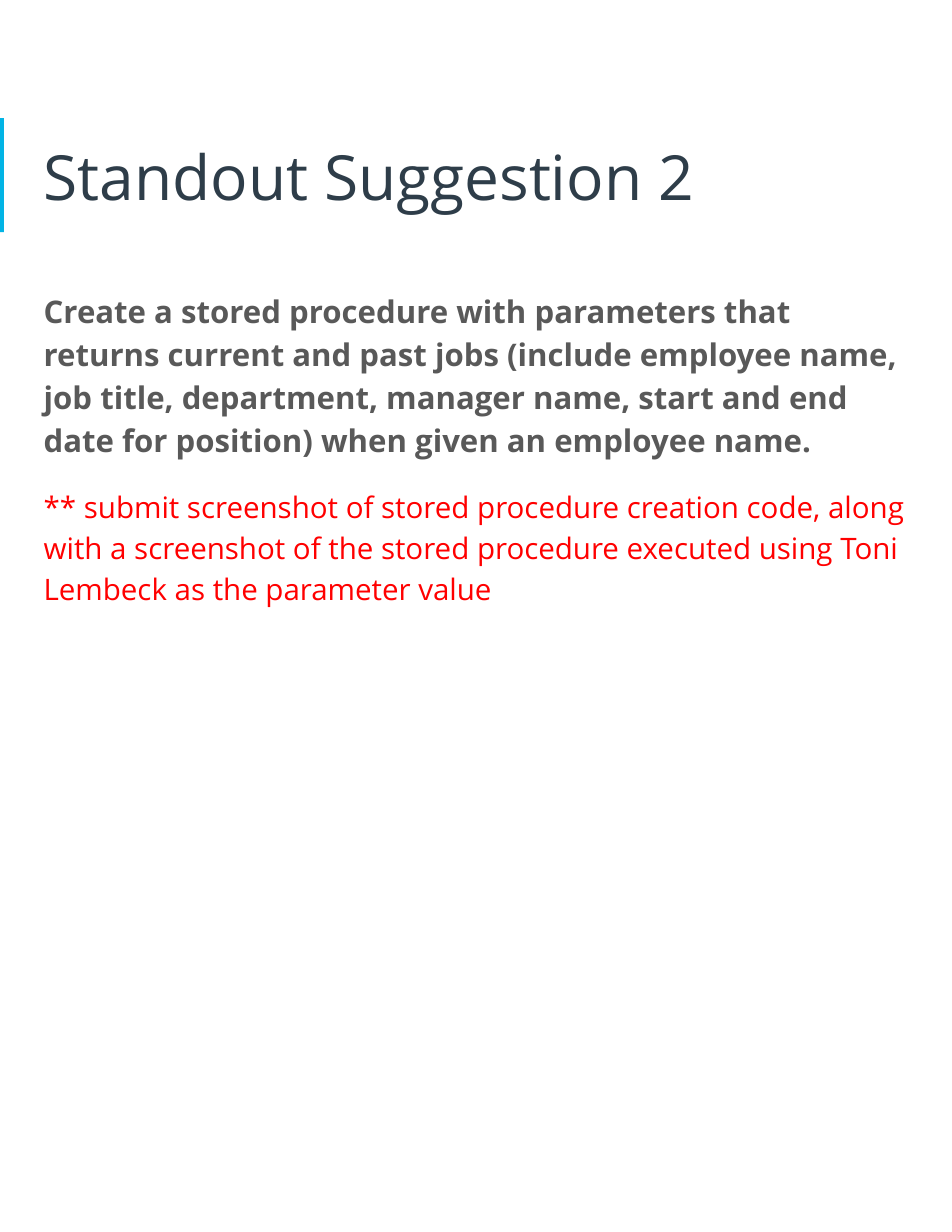
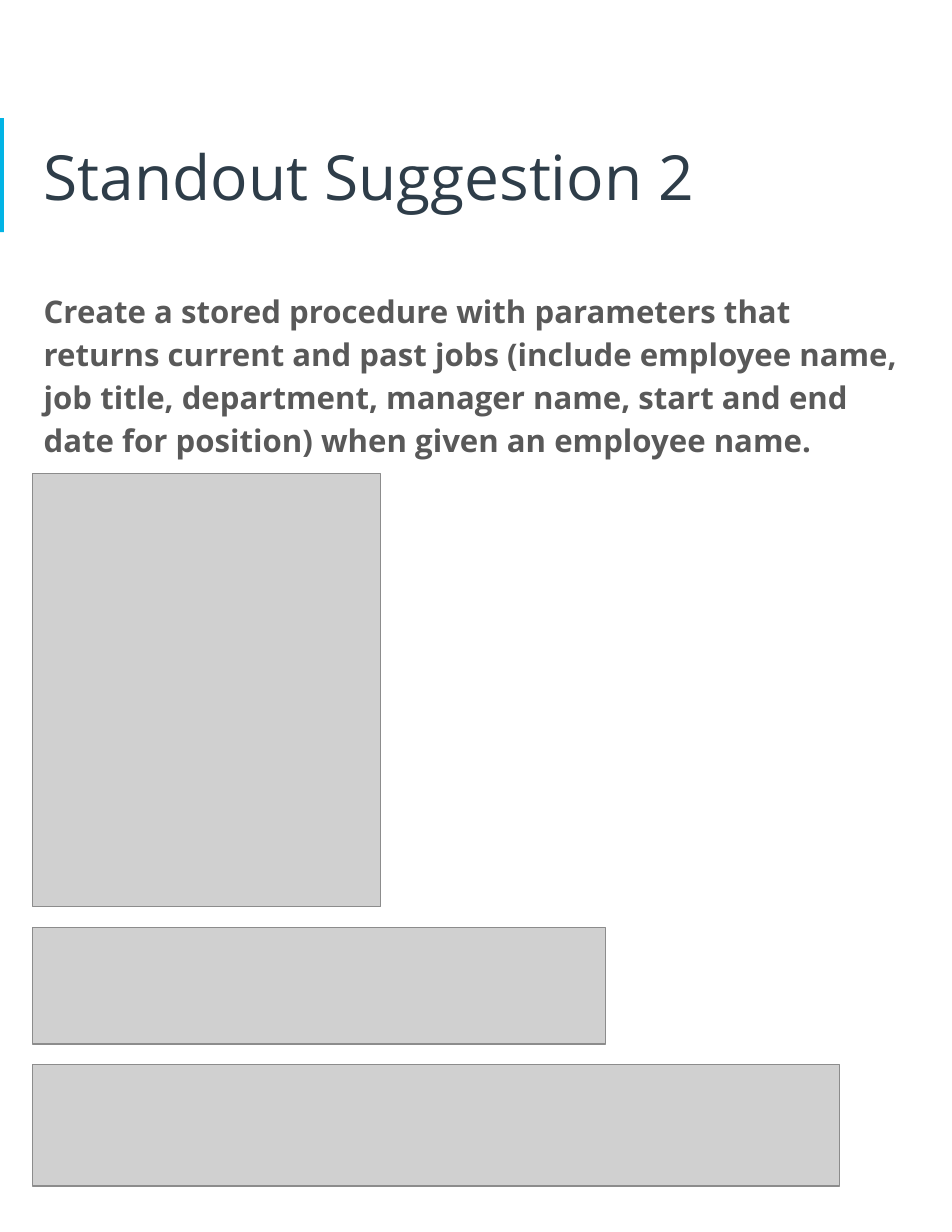
Before and after one commit to LeoArruda/UdacityHRDatabase, a slide deck: slide 29 of Docs/HR Database Proposal.pptx. Drawn at 952x1232 pixels with LibreOffice and Linux fonts; fonts in the diff are those of the drawing; grey boxes stand for pictures. Boxes give left, top, right and bottom in pixels: in the first picture for what was removed or moved away, otherwise in the second. Text is boxed around its words. In the diff, an @@ line names an element or a change of style, - is before the commit and + after.

Commit message:
feat: add standout sql code + ppt

```diff
--- a/Docs/HR Database Proposal.pptx
+++ b/Docs/HR Database Proposal.pptx
@@ picture added at box(32, 474, 381, 907) @@
@@ text at box(44, 495, 904, 607): paragraph removed @@
-** submit screenshot of stored procedure creation code, along with a screenshot of the stored procedure executed using Toni Lembeck as the parameter value
@@ picture added at box(32, 927, 605, 1044) @@
@@ picture added at box(32, 1065, 840, 1186) @@
```
Also in this commit, not shown: 2 other files.
